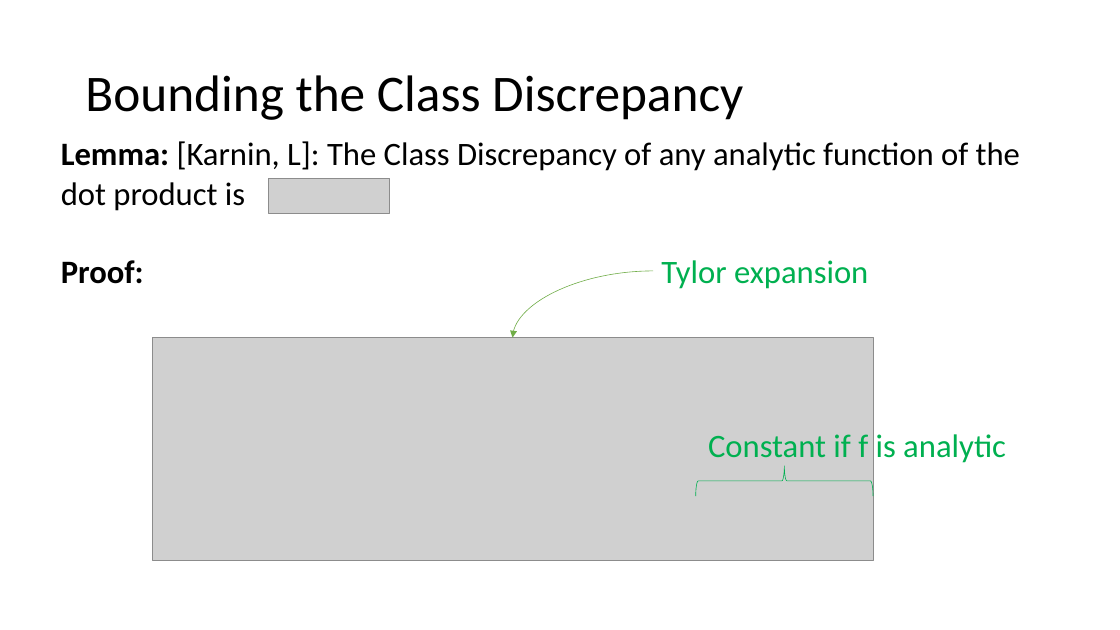
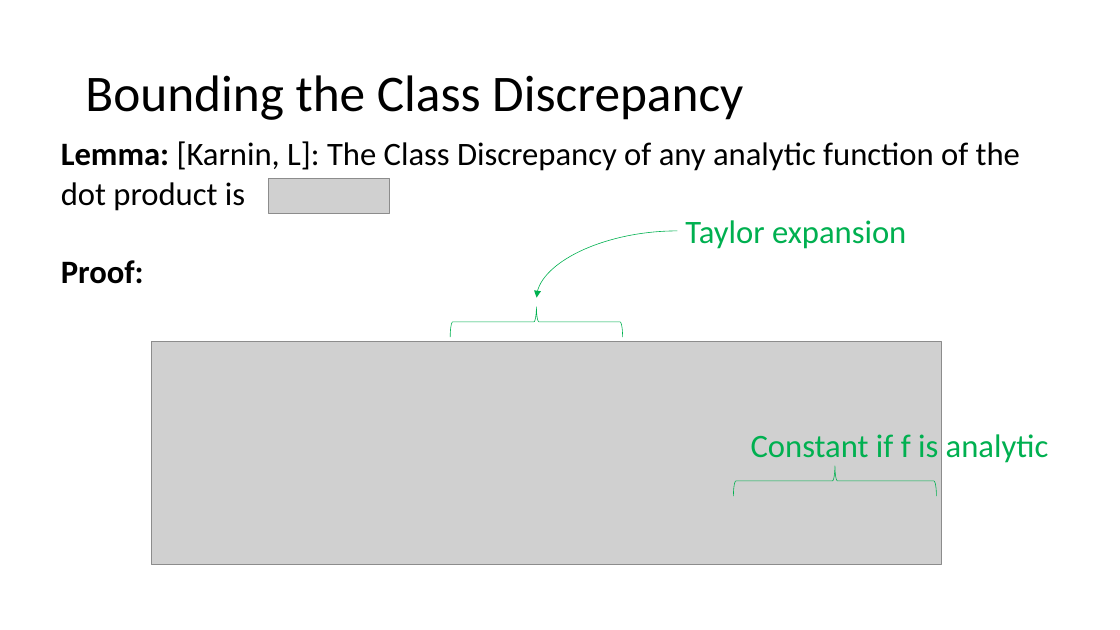
Before and after one commit to zkarnin/density_sketch, a slide deck: slide 19 of presentation.pptx. Drawn at 1120x630 pixels with LibreOffice and Linux fonts; fonts in the diff are those of the drawing; grey boxes stand for pictures. Boxes give left, top, right and bottom in pixels: in the first picture for what was removed or moved away, otherwise in the second. Text is boxed around its words. In the diff, an @@ line names an element or a change of style, - is before the commit and + after.

```diff
--- a/presentation.pptx
+++ b/presentation.pptx
@@ curved arrow moved from (654, 271) - (513, 338) to (677, 231) - (537, 297) @@
@@ curved arrow (677, 231) - (537, 297): stroke #70AD47 0.5 pt to #01B150 0.5 pt @@
@@ text at [685,220,906,249]: text changed @@
-Tylor expansion
+Taylor expansion
@@ right brace added at [450,307,622,337], outline #01B150 0.5 pt @@
@@ picture: place and size @@
-picture at [152,338,873,560]
+picture at [151,342,941,565]
@@ text "Constant if f is analytic": place and size @@
-text "Constant if f is analytic" at [708,434,1006,463]
+text "Constant if f is analytic" at [751,434,1049,463]
@@ right brace: place and size @@
-right brace at [696,466,873,496]
+right brace at [734,466,937,497]
@@ right brace at [734,466,937,497]: outline #00B050 0.5 pt to #01B150 0.5 pt @@
```
Also in this commit, not shown: 5 other slides changed.
